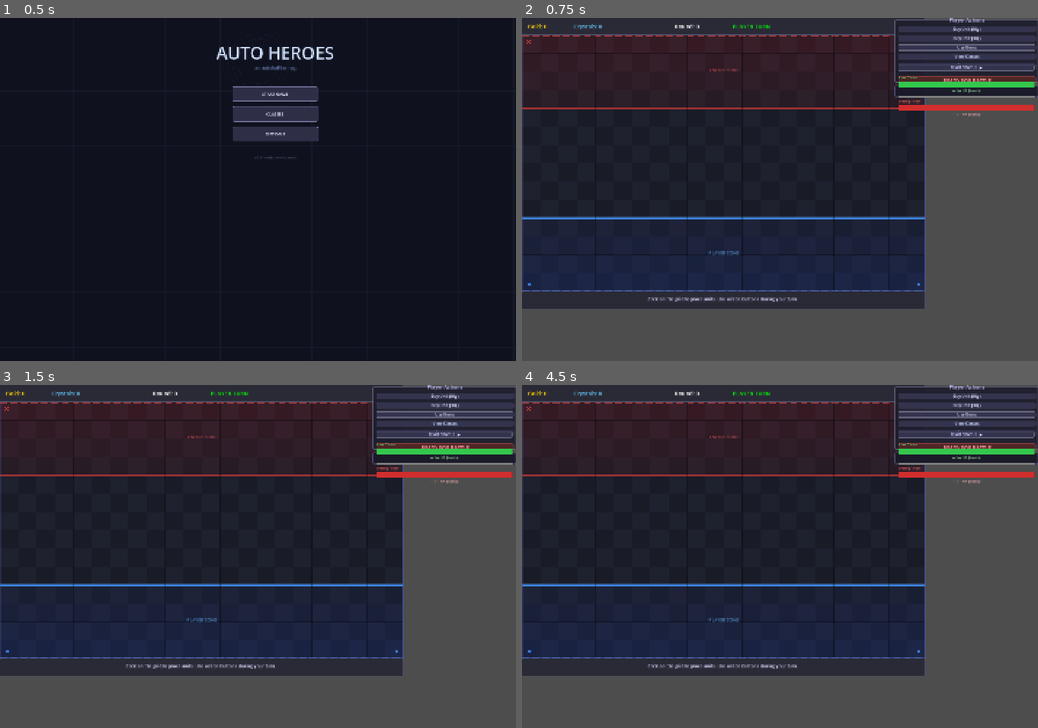
Above: before the commit, frames 1-4 (two rows, left to right).
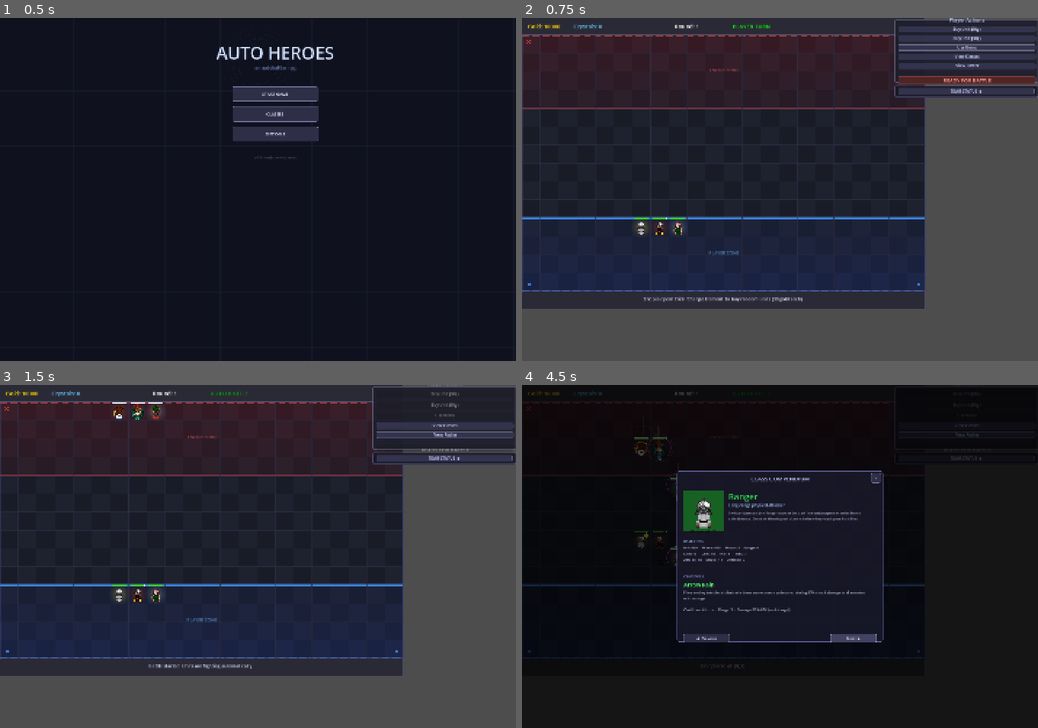
Above: after the commit, the same moments.

Repository: iceie2/autobattler-rpg
Game: Godot game, scene res://scenes/main_menu.tscn
The game is run twice, just before and just after one commit, with the same random seed, the same clock (stepped at 60 frames per second) and the same inputs.
Inputs (mouse positions are in pixels of both pictures, inside the frame that each line leads up to):
- Up to frame 1 (0.5 s): no input
- Up to frame 2 (0.75 s): click "START GAME" at 0.5 s
- Up to frame 3 (1.5 s): click "READY FOR BATTLE" at 1.25 s
- Up to frame 4 (4.5 s): click (965, 446) at 2 s, where only the run before the commit has a clickable "READY FOR BATTLE"; click (965, 395) at 2.75 s, where only the run before the commit has a clickable "Buy Unit (30g)"; click "View Classes" at 3.5 s; click (852, 638) at 4.25 s, where only the run after the commit has a clickable "Next ▶"

Frame 1 is identical in both runs. In frame 2, 3.3% of the frame differs, in the area x 0-100%, y 2-83%; in frame 3, 5.9%; in frame 4, 82%, in the area x 0-100%, y 0-100%.
Error before the commit: Parse Error: Could not parse global class "CharacterMenu" from "res://scripts/character_menu.gd". (res://scripts/main_game.gd:86)

Commit message:
Fix indentation error in character_menu.gd empty-state block
_portrait.texture = null was outdented out of the if block, breaking
the entire file parse and preventing CharacterMenu class from loading.

Co-Authored-By: Claude Sonnet 4.6 <noreply@anthropic.com>

Diff:
--- a/scripts/character_menu.gd
+++ b/scripts/character_menu.gd
@@ -156,7 +156,7 @@
 	if units.is_empty():
 		_unit_name_lbl.text  = "No units"
 		_portrait_bg.color = Color(0.08, 0.08, 0.14)
-	_portrait.texture = null
+		_portrait.texture = null
 		_unit_class_lbl.text = ""
 		_unit_elem_lbl.text  = ""
 		_unit_level_lbl.text = ""
